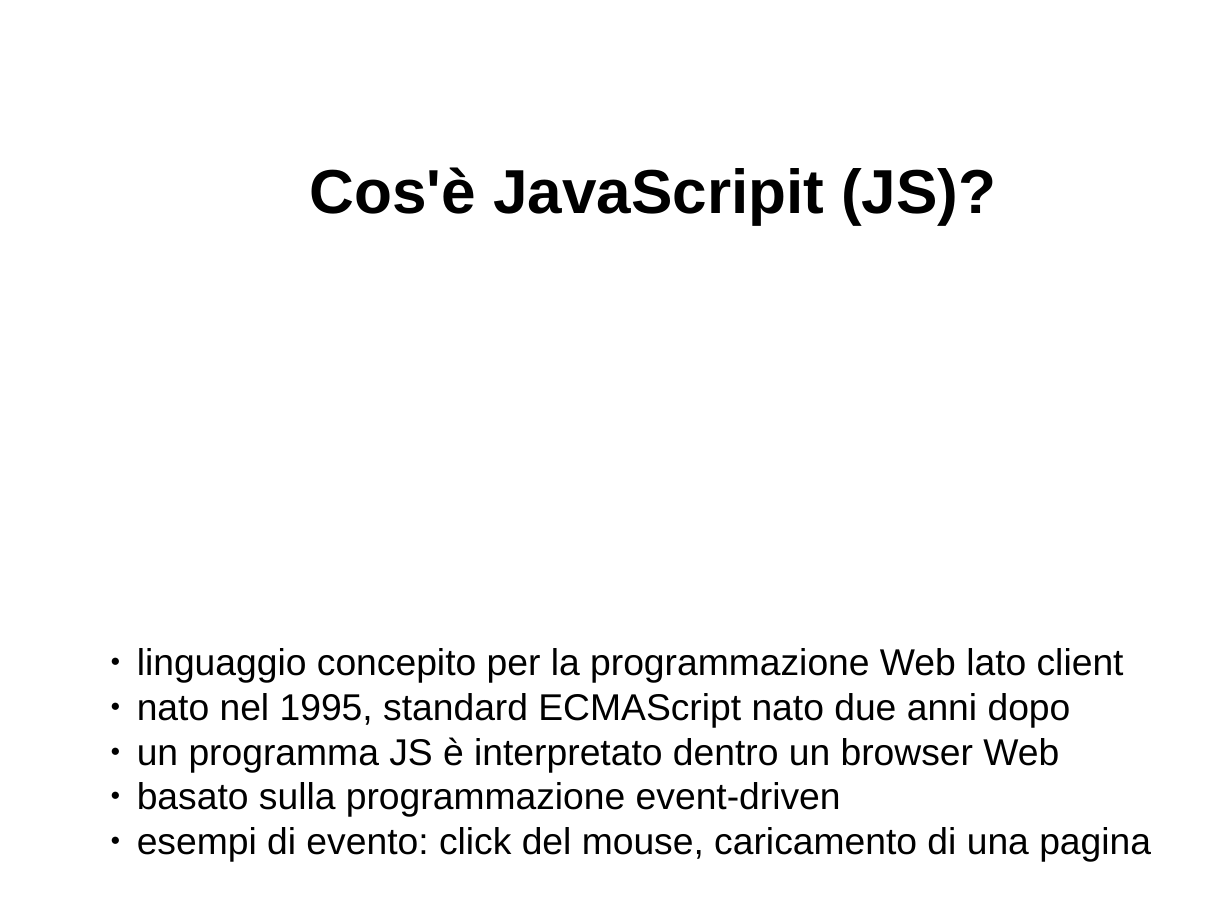
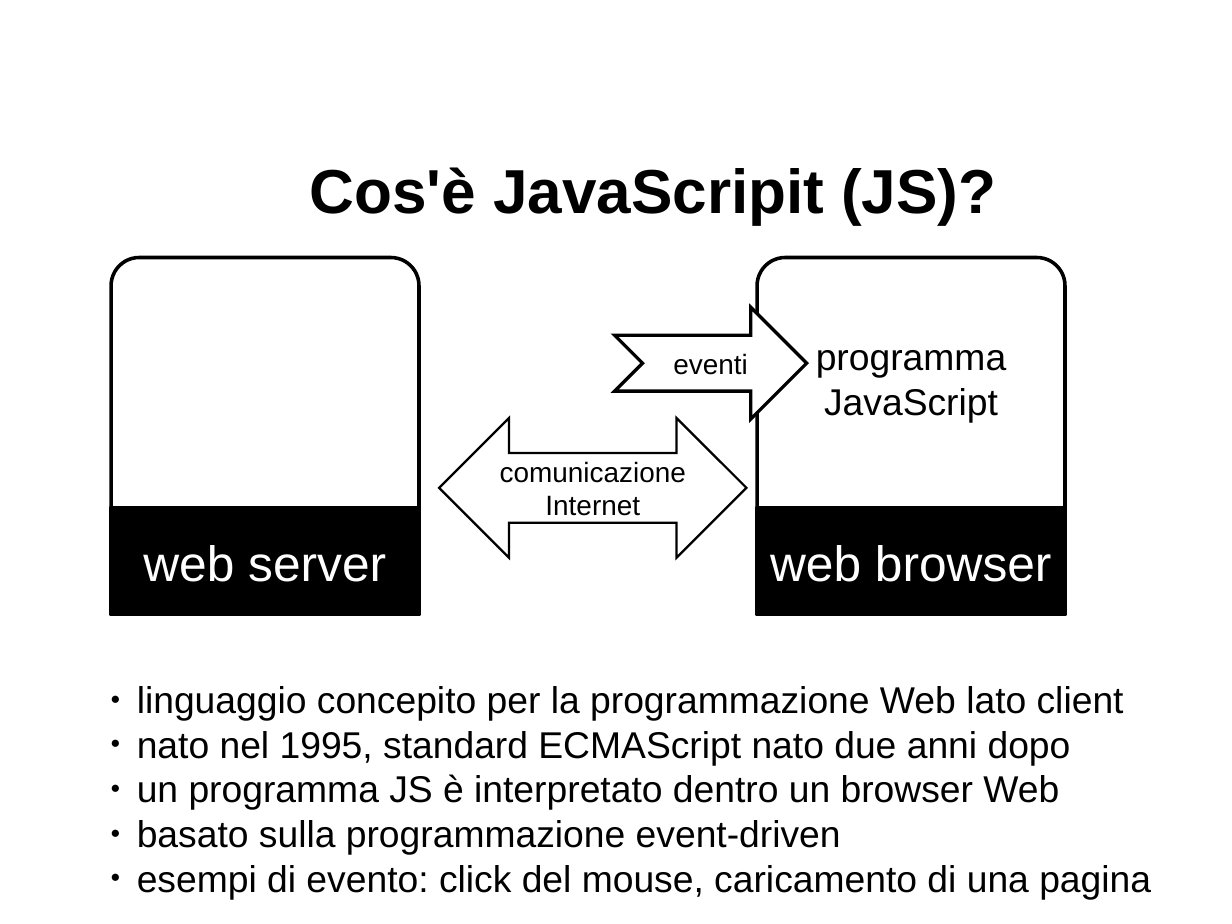
Before and after one commit to davideancona/minicorsiRAISE, a slide deck: slide 3 of iot/NodeJs1.odp. Drawn at 1232x924 pixels with LibreOffice and Linux fonts; fonts in the diff are those of the drawing. Boxes give left, top, right and bottom in pixels: in the first picture for what was removed or moved away, otherwise in the second. Text is boxed around its words. In the diff, an @@ line names an element or a change of style, - is before the commit and + after.

```diff
--- a/iot/NodeJs1.odp
+++ b/iot/NodeJs1.odp
@@ rounded rectangle added at [111, 257, 419, 543], fill #FFFFFF, outline #000000 2.3 pt @@
@@ rounded rectangle added at [757, 257, 1065, 543], fill #FFFFFF, outline #000000 2.3 pt, 24 pt, text #000000 @@
+programma
+JavaScript
@@ notched right arrow added at [615, 307, 807, 419], fill #FFFFFF, outline #000000 2.15 pt, 18 pt, text #000000 @@
+eventi
@@ left right arrow added at [439, 418, 747, 558], fill #FFFFFF, outline #000000 1.45 pt, 18 pt, text #000000 @@
+comunicazione
+Internet
@@ rectangle added at [111, 508, 419, 615], fill #000000, outline #000000 2.3 pt, 32 pt, text #FFFFFF @@
+web server
@@ rectangle added at [757, 508, 1065, 615], fill #000000, outline #000000 2.3 pt, 32 pt, text #FFFFFF @@
+web browser
@@ text "linguaggio concepito per la programmazione ...": place and size @@
-text "linguaggio concepito per la programmazione ..." at [137, 648, 1151, 862]
+text "linguaggio concepito per la programmazione ..." at [137, 686, 1151, 899]
```
Also in this commit, not shown: 3 other slides changed, 1 other file.
